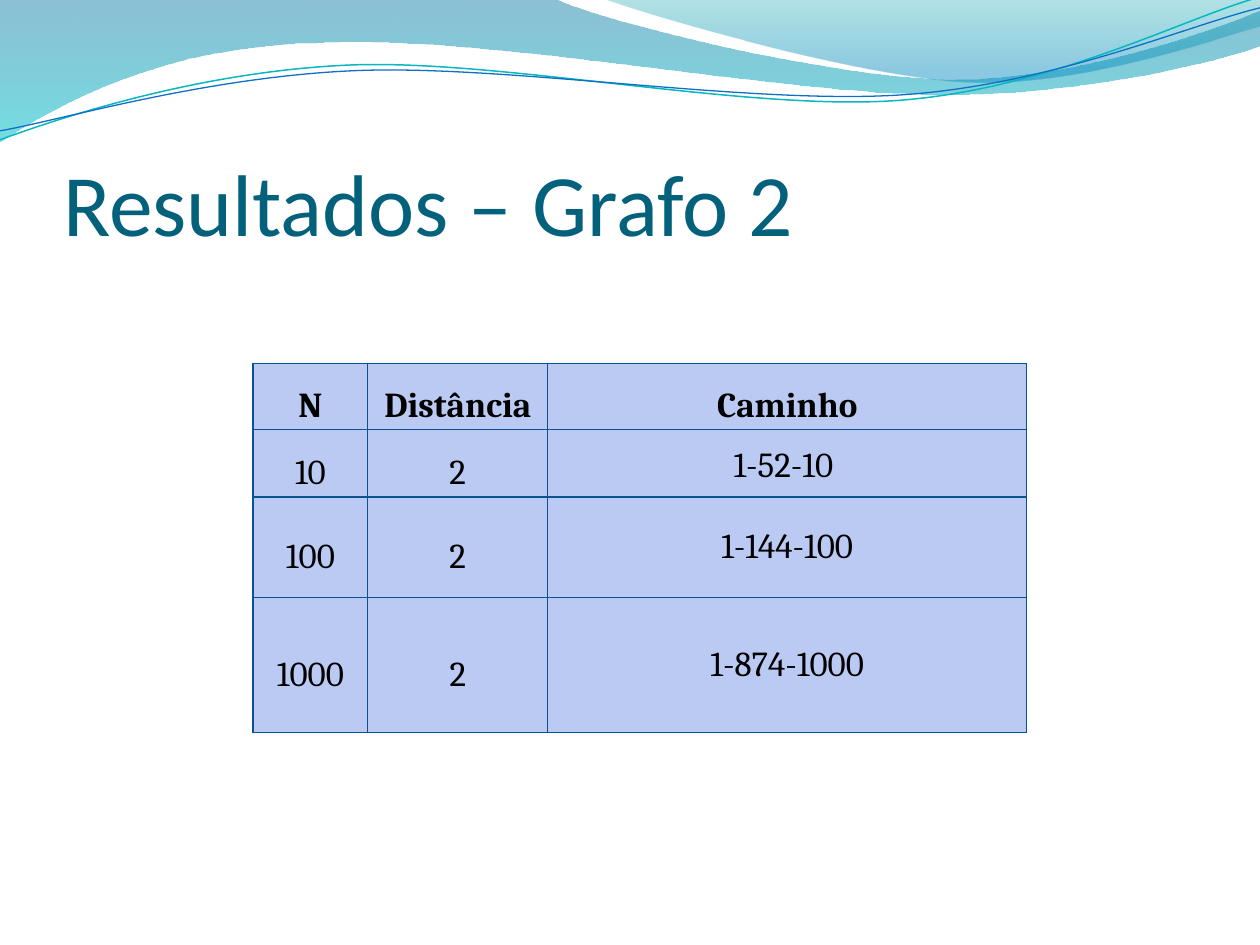
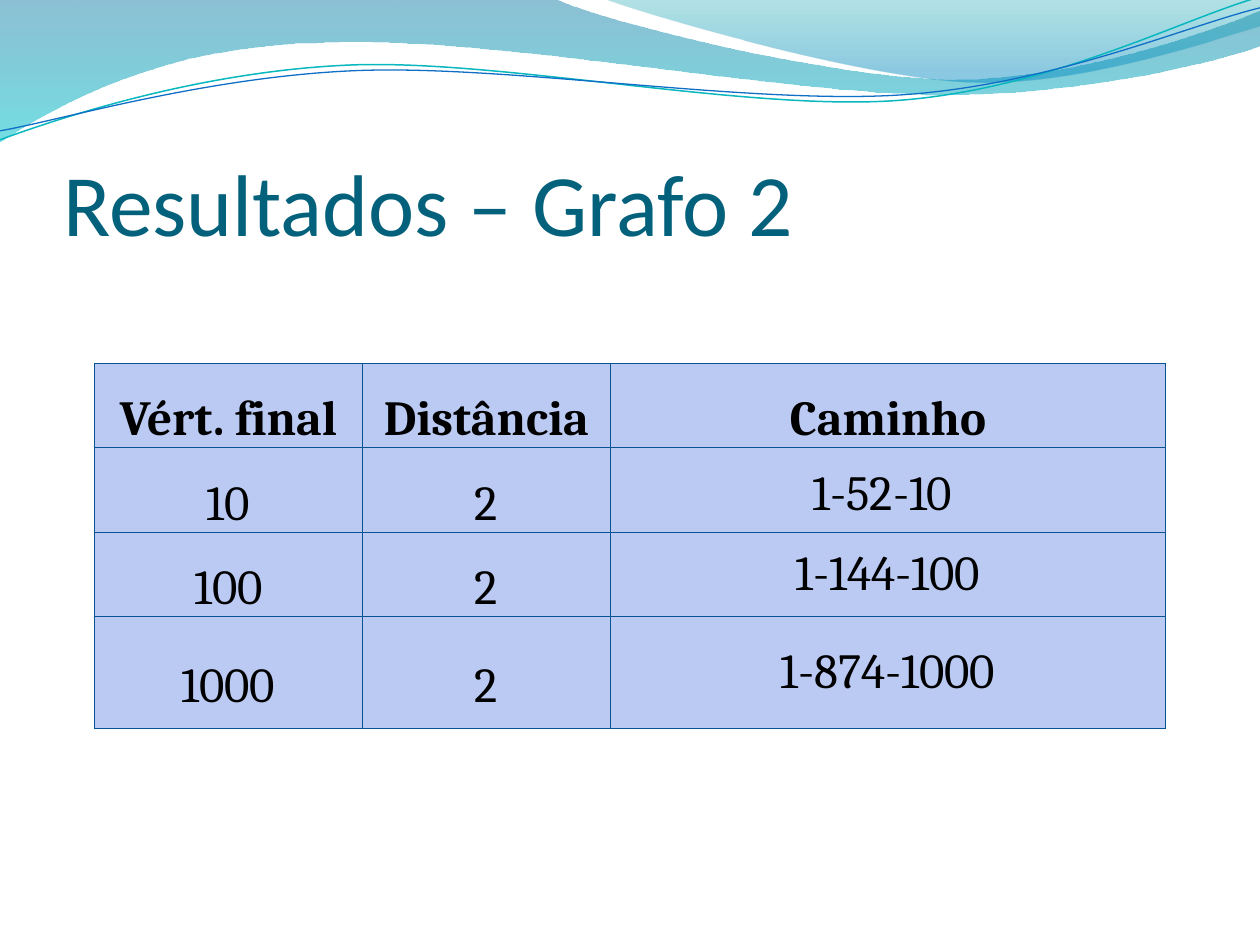
Before and after one commit to jonathanaugusto/grafos2011, a slide deck: slide 12 of apresentacao2.pptx (slide 11 before the commit). Drawn at 1260x945 pixels with LibreOffice and Linux fonts; fonts in the diff are those of the drawing; background and template pictures are left out. Boxes give left, top, right and bottom in pixels: in the first picture for what was removed or moved away, otherwise in the second. Text is boxed around its words. In the diff, an @@ line names an element or a change of style, - is before the commit and + after.

```diff
--- a/apresentacao2.pptx
+++ b/apresentacao2.pptx
@@ table at bbox=[94, 363, 1167, 738] @@
-row 1, column 1: N
+row 1, column 1: Vért. final
@@ size 20 to 28 pt in "Distância", "Caminho", "10", "2" and 7 more places @@
@@ table: place and size @@
-table at bbox=[253, 363, 1027, 732]
+table at bbox=[94, 363, 1167, 738]
```
Also in this commit, not shown: 11 other slides changed, 6 slides added, 5 slides removed, 5 other files.
